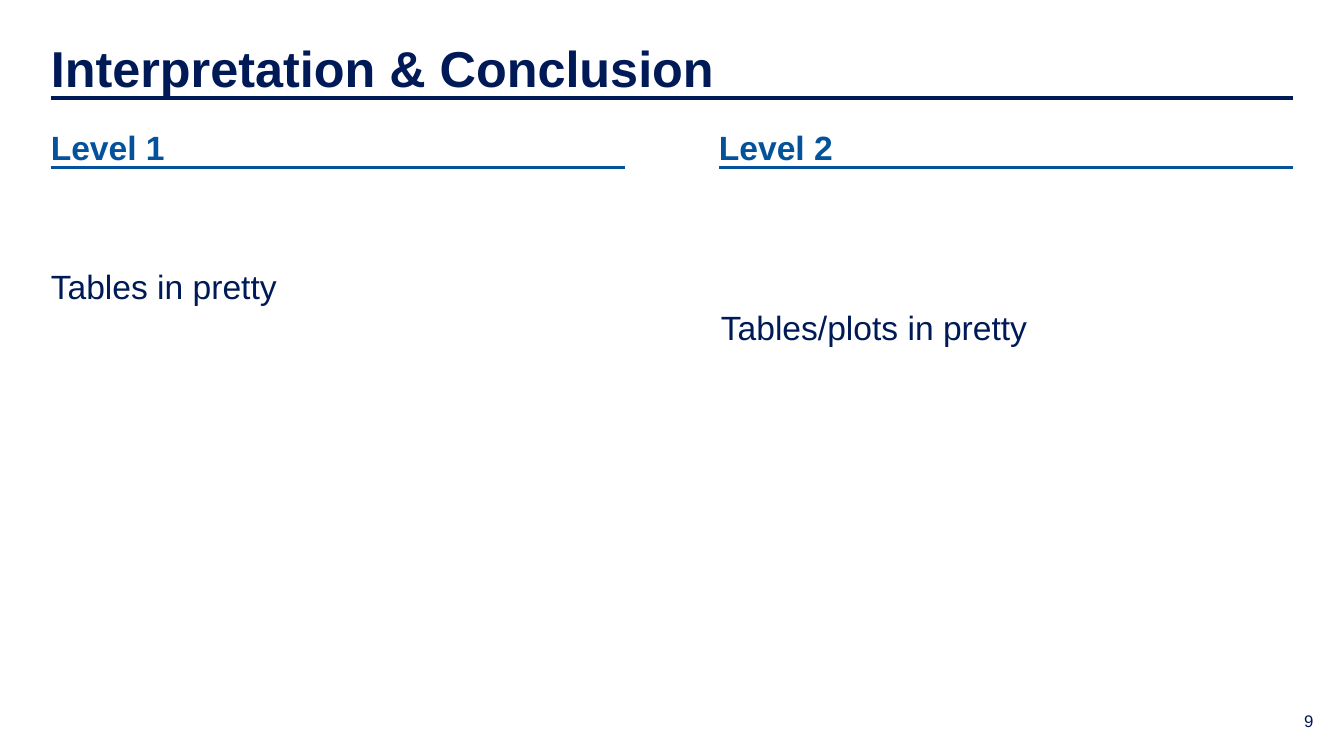
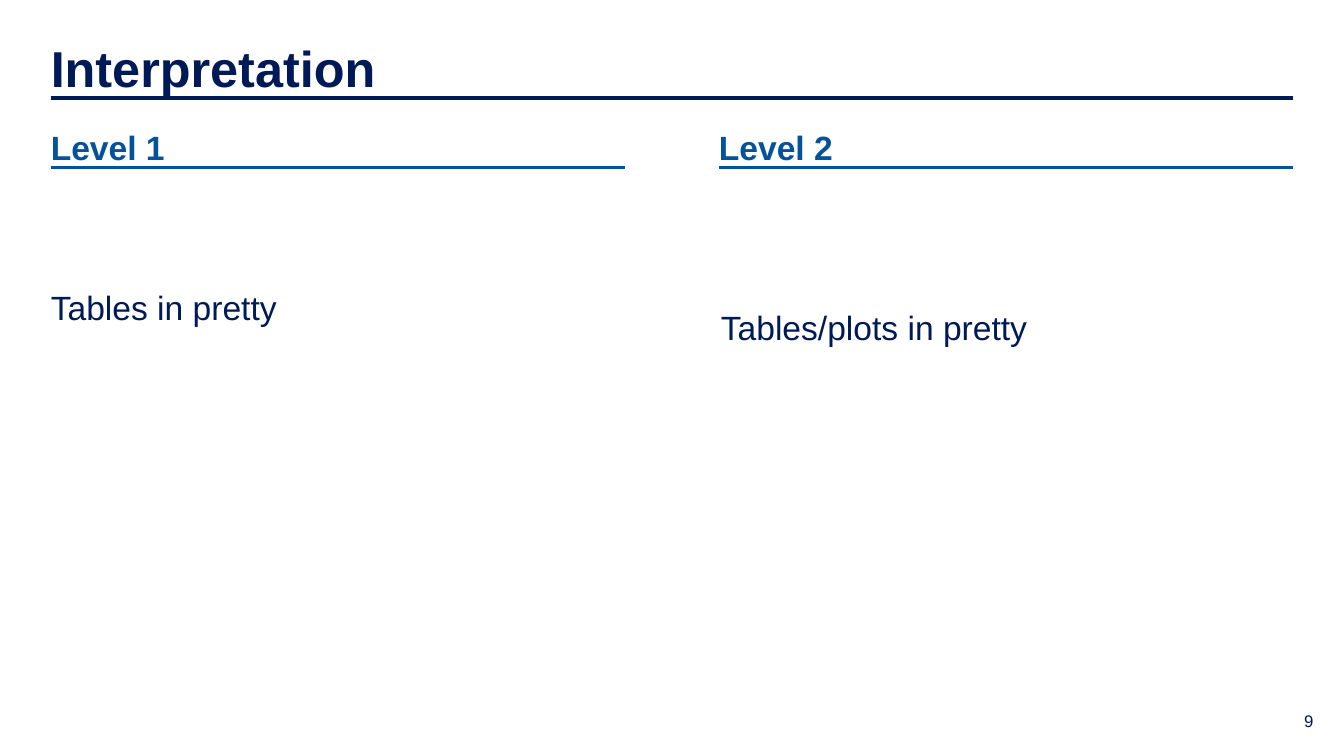
Before and after one commit to IDS-702-F21/team-project-2-streetrx-and-voting-in-nc-yellowfellows, a slide deck: slide 9 of Presentation/slide_deck.pptx. Drawn at 1344x756 pixels with LibreOffice and Linux fonts; fonts in the diff are those of the drawing; background and template pictures are left out. Boxes give left, top, right and bottom in pixels: in the first picture for what was removed or moved away, otherwise in the second. Text is boxed around its words. In the diff, an @@ line names an element or a change of style, - is before the commit and + after.

```diff
--- a/Presentation/slide_deck.pptx
+++ b/Presentation/slide_deck.pptx
@@ text at box(51, 50, 376, 96): text changed @@
-Interpretation & Conclusion
+Interpretation
@@ text "Tables in pretty": place and size @@
-text "Tables in pretty" at box(51, 274, 277, 306)
+text "Tables in pretty" at box(51, 295, 277, 327)
```
Also in this commit, not shown: 1 other file.
